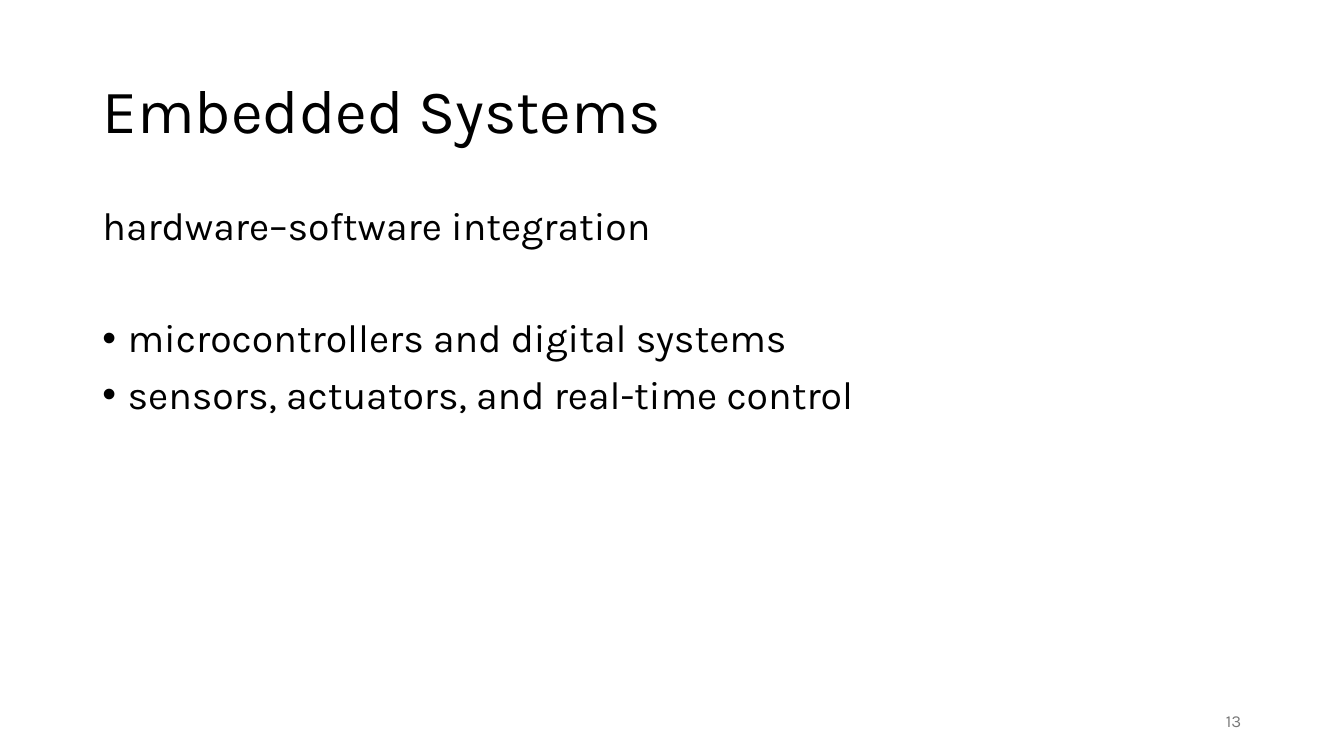
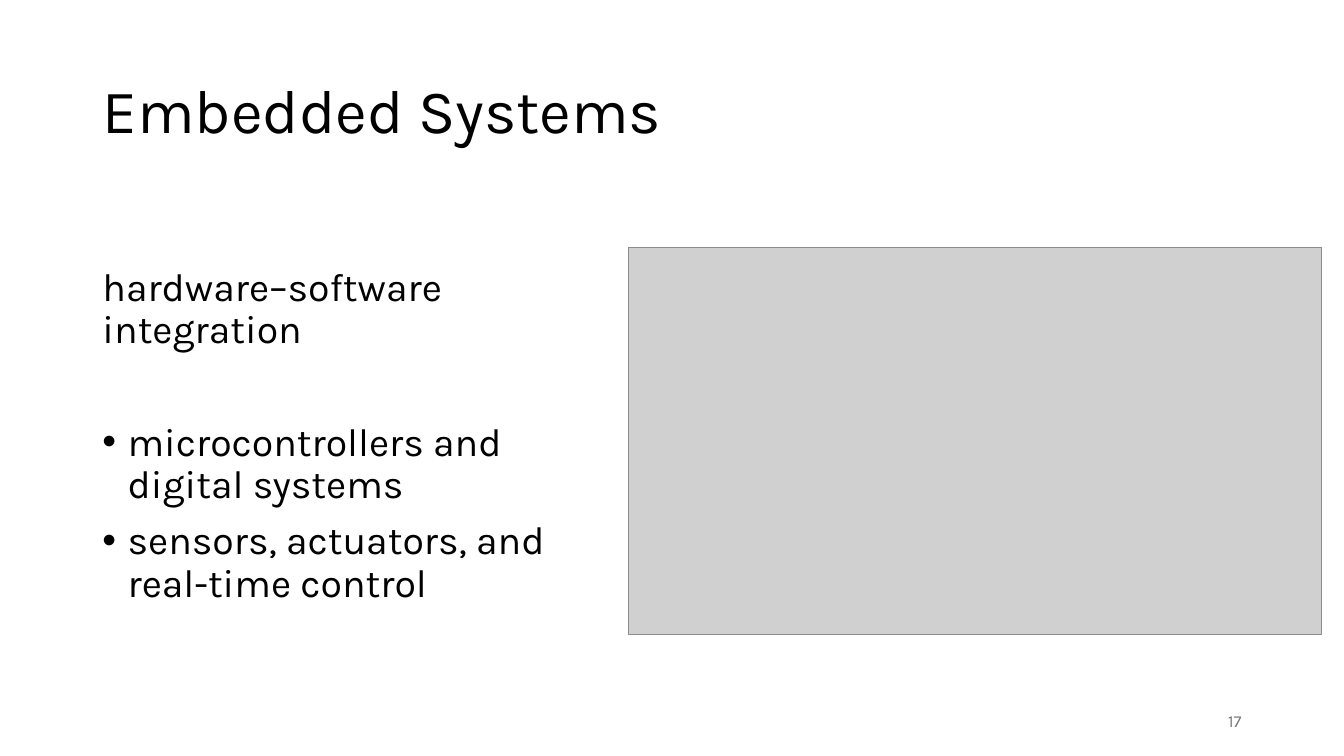
Before and after one commit to FelixWick/intro_electrical_eng, a slide deck: slide 17 of slides/5_outlook.pptx (slide 13 before the commit). Drawn at 1344x756 pixels with LibreOffice and Linux fonts; fonts in the diff are those of the drawing; grey boxes stand for pictures. Boxes give left, top, right and bottom in pixels: in the first picture for what was removed or moved away, otherwise in the second. Text is boxed around its words. In the diff, an @@ line names an element or a change of style, - is before the commit and + after.

```diff
--- a/slides/5_outlook.pptx
+++ b/slides/5_outlook.pptx
@@ text "hardware–software integration" rewrapped from box(102, 213, 853, 413) to box(102, 274, 544, 598) @@
@@ picture added at box(628, 248, 1322, 634) @@
@@ page number at box(1228, 716, 1241, 727): text changed @@
-13
+17
```
Also in this commit, not shown: 7 other slides changed, 6 slides added, 2 slides removed, 1 other file.
